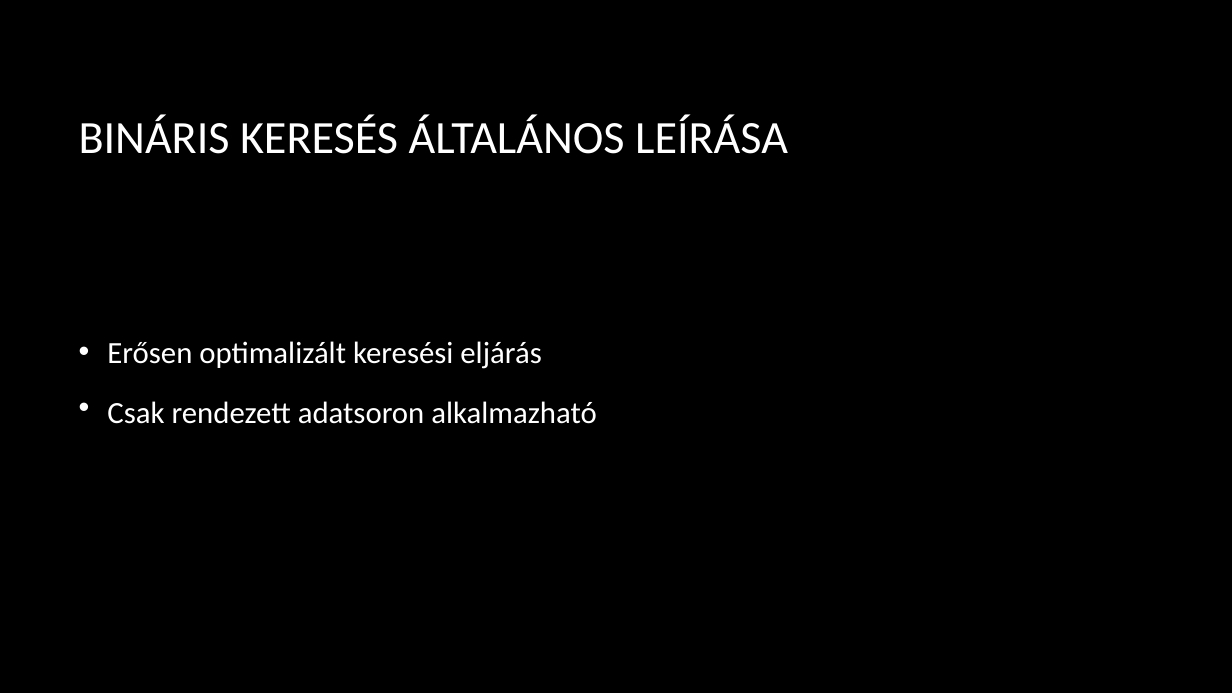
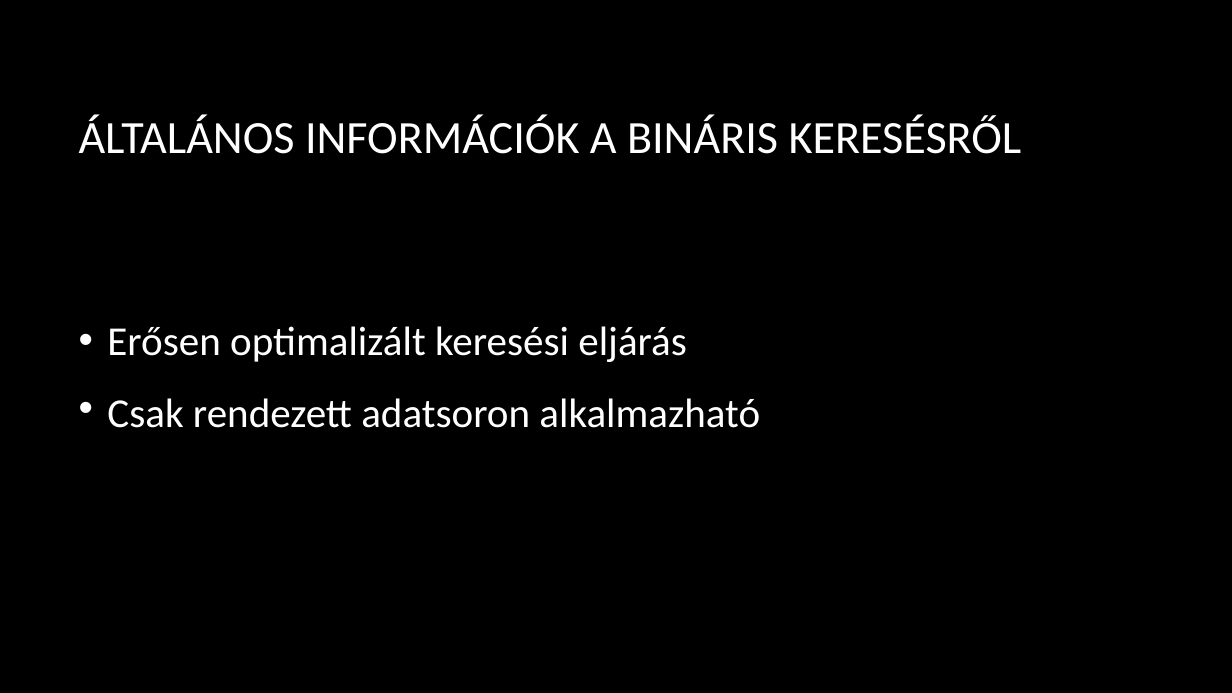
Before and after one commit to kizsi2019/KA_11D, a slide deck: slide 2 of Balogh Ádám István/Bináris keresés.pptx (slide 3 before the commit). Drawn at 1232x693 pixels with LibreOffice and Linux fonts; fonts in the diff are those of the drawing; background and template pictures are left out. Boxes give left, top, right and bottom in pixels: in the first picture for what was removed or moved away, otherwise in the second. Text is boxed around its words. In the diff, an @@ line names an element or a change of style, - is before the commit and + after.

Commit message:
ja

```diff
--- a/Balogh Ádám István/Bináris keresés.pptx
+++ b/Balogh Ádám István/Bináris keresés.pptx
@@ title at box(79, 115, 1022, 154): text changed @@
-BINÁRIS KERESÉS ÁLTALÁNOS LEÍRÁSA
+ÁLTALÁNOS INFORMÁCIÓK A BINÁRIS KERESÉSRŐL
@@ text "Erősen optimalizált keresési eljárás" at box(107, 326, 760, 428): size 24 to 32 pt @@
```
Also in this commit, not shown: 9 other slides changed.
